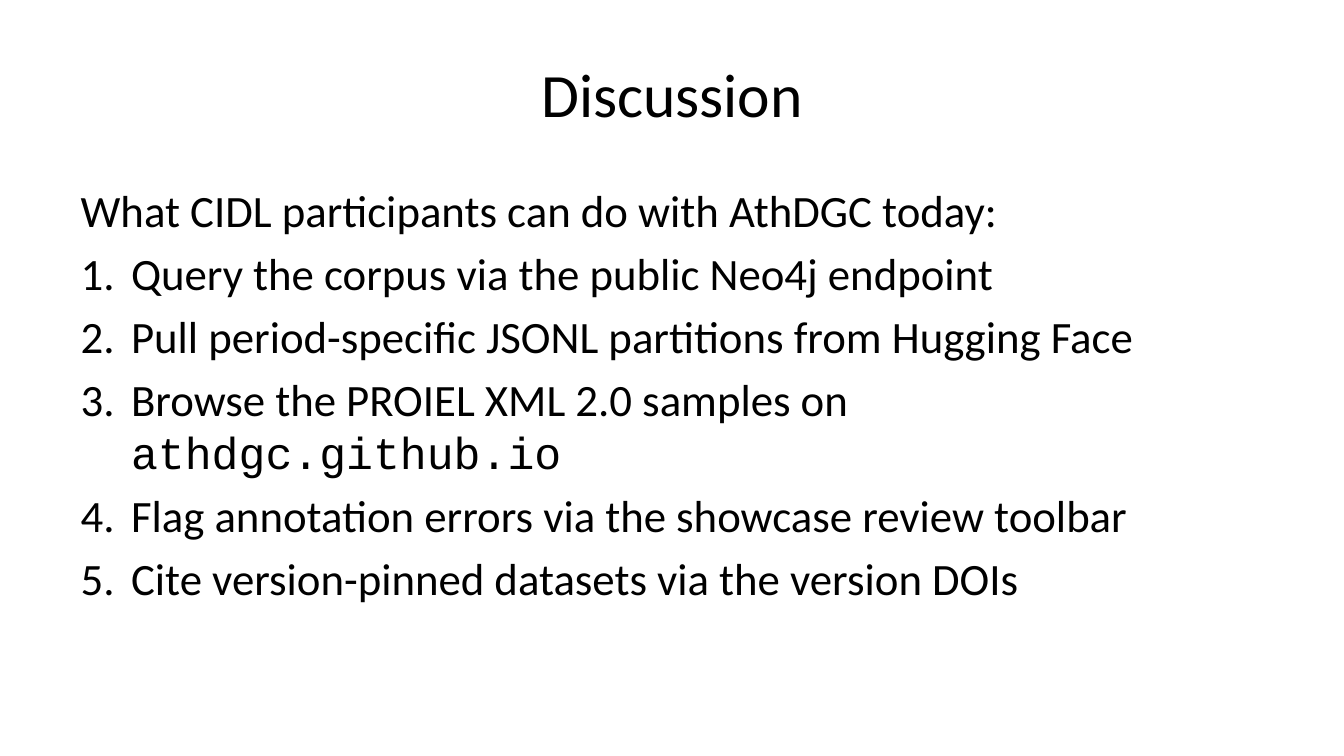
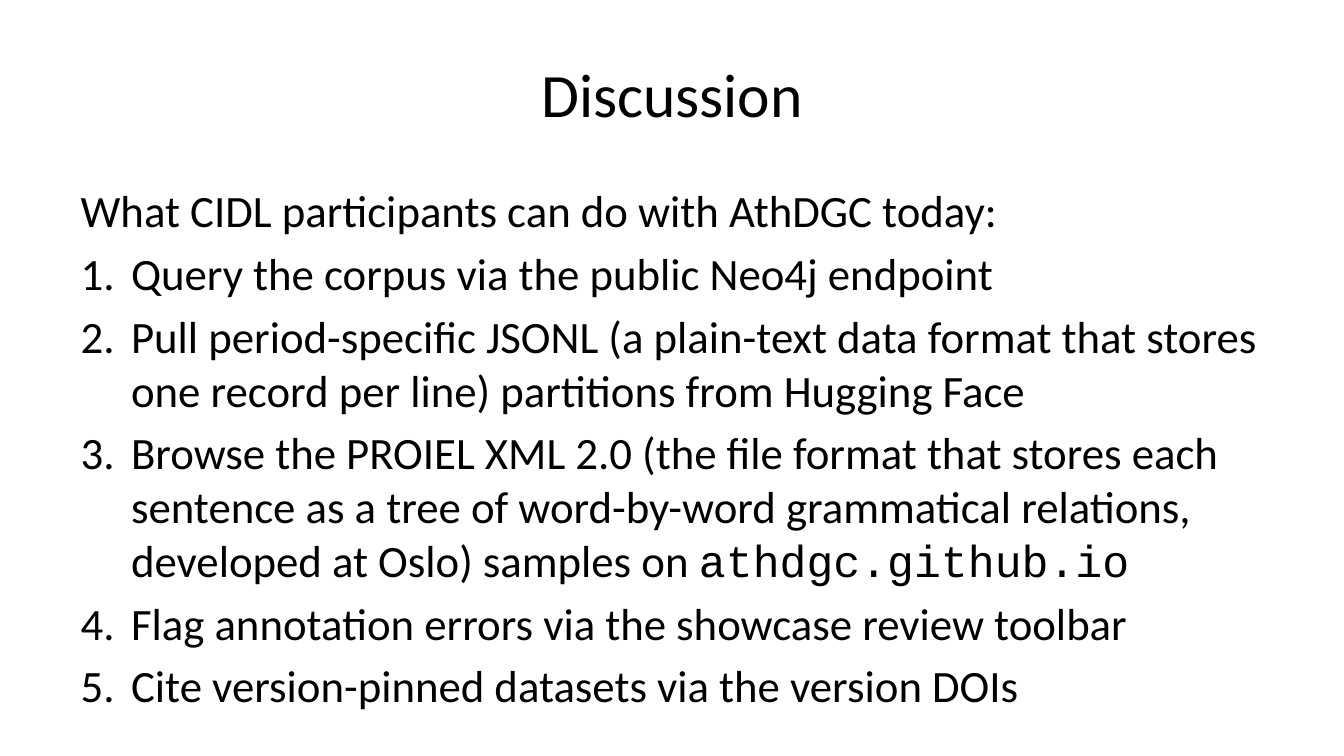
Before and after one commit to AthDGC/AthDGC.github.io, a slide deck: slide 10 of slides/cidl_2026.pptx. Drawn at 1344x756 pixels with LibreOffice and Linux fonts; fonts in the diff are those of the drawing. Boxes give left, top, right and bottom in pixels: in the first picture for what was removed or moved away, otherwise in the second. Text is boxed around its words. In the diff, an @@ line names an element or a change of style, - is before the commit and + after.

Commit message:
AthDGC site update 2026-06-05 01:29 --- clean Quarto render, real Zenodo DOI 10.5281/zenodo.20439182, samples-only public release

```diff
--- a/slides/cidl_2026.pptx
+++ b/slides/cidl_2026.pptx
@@ text at (131, 320, 1256, 587): text changed @@
-2. Pull period-specific JSONL partitions from Hugging Face
-3. Browse the PROIEL XML 2.0 samples on athdgc.github.io
+2. Pull period-specific JSONL (a plain-text data format that stores one record per line) partitions from Hugging Face
+3. Browse the PROIEL XML 2.0 (the file format that stores each sentence as a tree of word-by-word grammatical relations, developed at Oslo) samples on athdgc.github.io
```
Also in this commit, not shown: 7 other slides changed, 22 other files.
